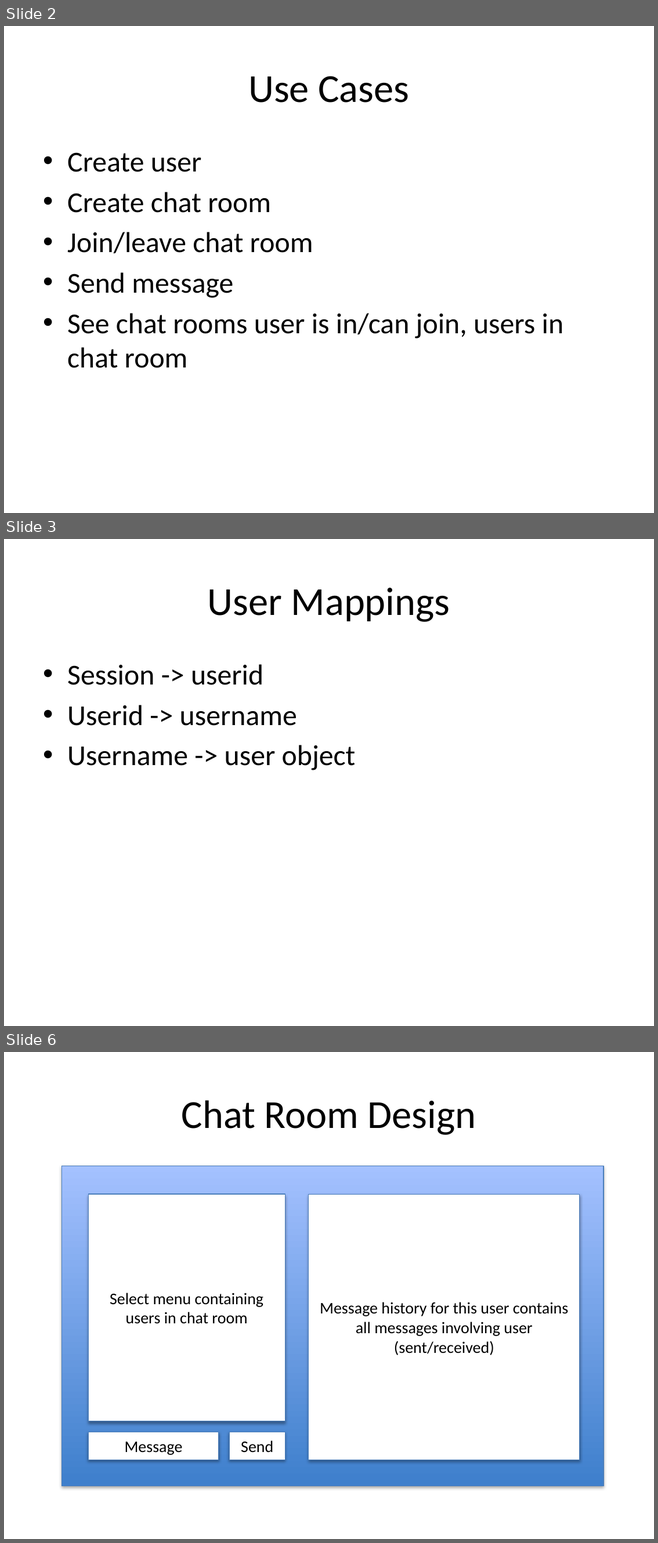
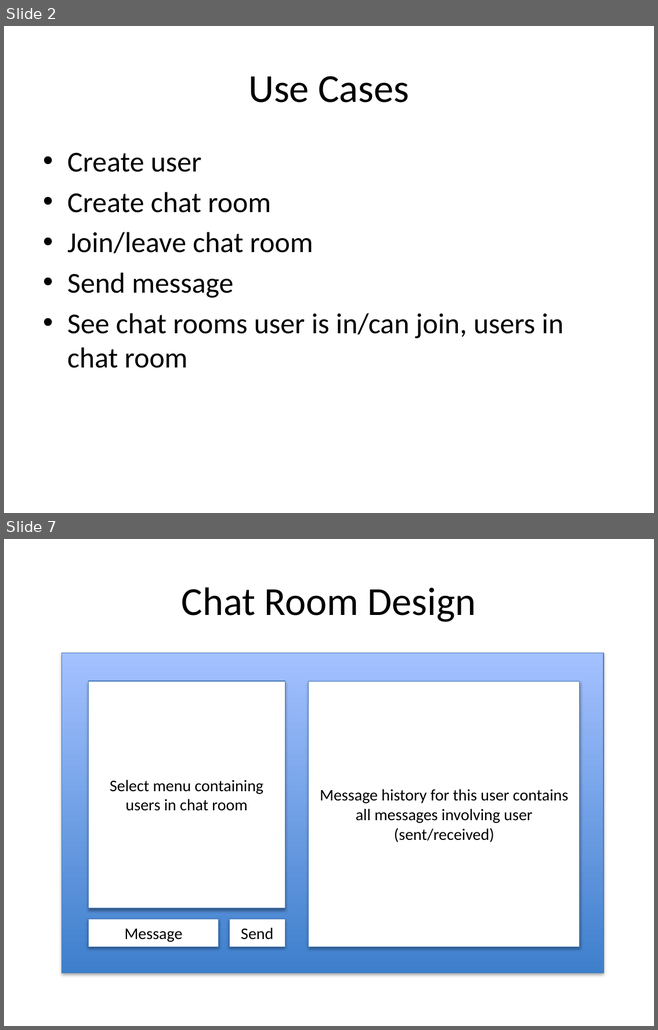
Before and after one commit to 11manu96/chat-app, a slide deck: src/main/resources/chat_app_presentation.pptx. Shown one above the other, each under a label of ours: slides 2, 3 and 6 before the commit, slides 2 and 7 after it; the slides between them are not shown. The pictures are 658x1543 and 658x1030 pixels, drawn with LibreOffice and Linux fonts; fonts in the diff are those of the drawing. Boxes give left, top, right and bottom in pixels: in the first picture for what was removed or moved away, otherwise in the second. Text is boxed around its words. In the diff, an @@ line names an element or a change of style, - is before the commit and + after.

```diff
--- a/src/main/resources/chat_app_presentation.pptx
+++ b/src/main/resources/chat_app_presentation.pptx
@@ slide 3 removed at (x1=4, y1=539, x2=654, y2=1026), background #FFFFFF @@
@@ title removed at (x1=208, y1=588, x2=450, y2=622) @@
-User Mappings
@@ text removed at (x1=67, y1=664, x2=355, y2=770) @@
-• Session -> userid
-• Userid -> username
-• Username -> user object
@@ what was slide 6 is now slide 7 @@
```
Also in this commit, not shown: 1 slide changed, 4 slides added, 4 other slides removed, 1 other file.
